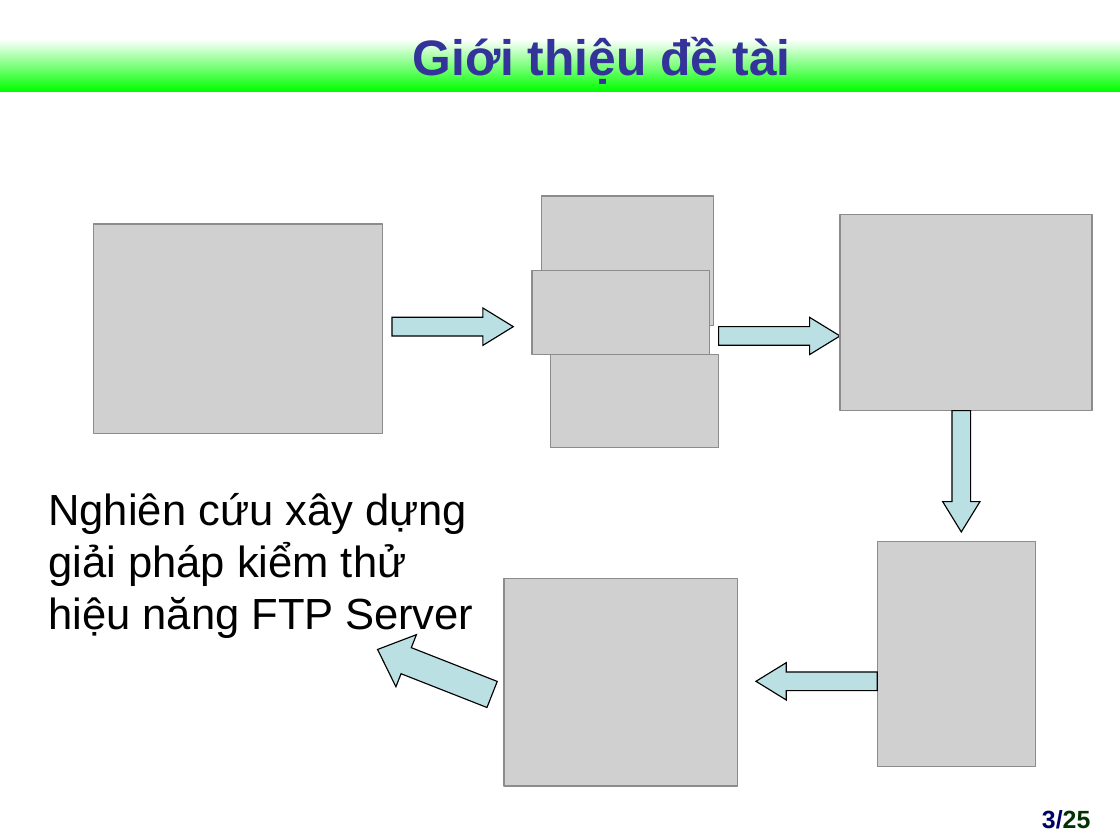
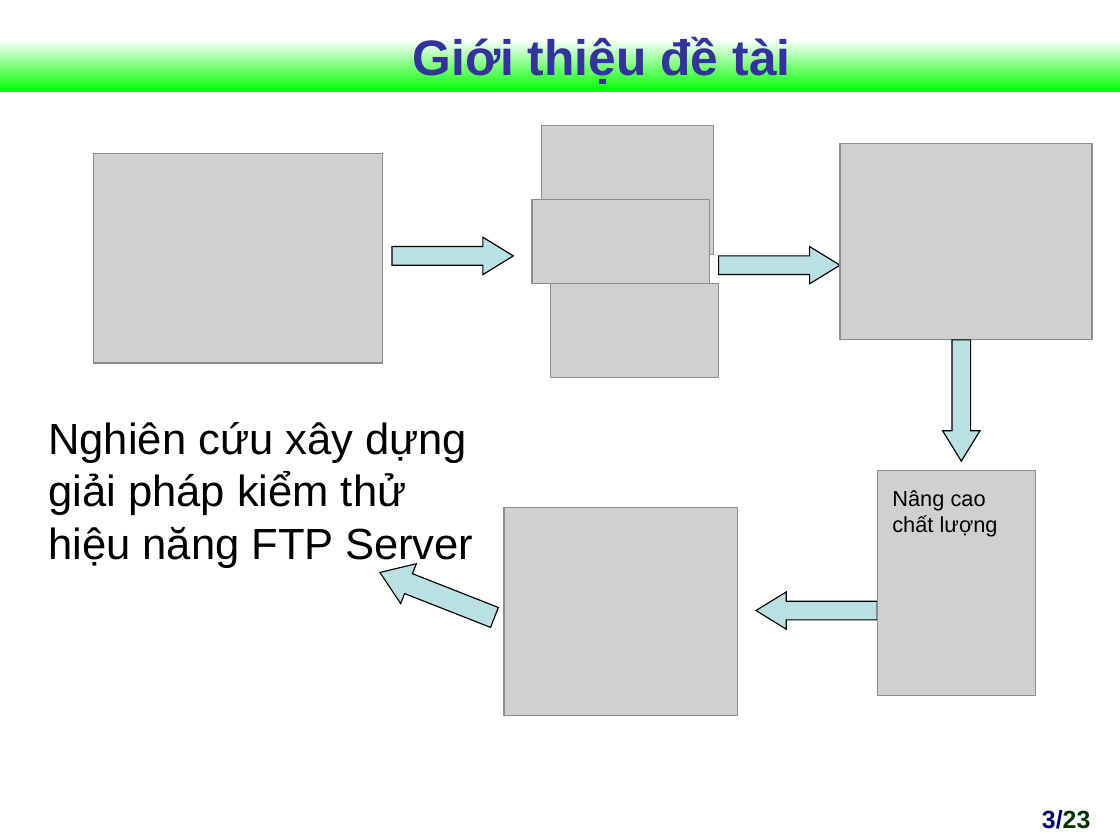
Before and after one commit to Vunb/luanvantotnghiephakhue, a slide deck: slide 3 of Document_luanvan/Slide_HKhue.ppt. Drawn at 1120x840 pixels with LibreOffice and Linux fonts; fonts in the diff are those of the drawing; grey boxes stand for pictures; background and template pictures are left out. Boxes give left, top, right and bottom in pixels: in the first picture for what was removed or moved away, otherwise in the second. Text is boxed around its words. In the diff, an @@ line names an element or a change of style, - is before the commit and + after.

```diff
--- a/Document_luanvan/Slide_HKhue.ppt
+++ b/Document_luanvan/Slide_HKhue.ppt
@@ picture: place and size @@
-picture at bbox=[551, 355, 719, 448]
+picture at bbox=[541, 125, 713, 255]
@@ picture: place and size @@
-picture at bbox=[541, 196, 713, 326]
+picture at bbox=[532, 200, 709, 284]
@@ picture: place and size @@
-picture at bbox=[532, 271, 709, 355]
+picture at bbox=[551, 284, 719, 377]
@@ 4 pictures, 2 right arrows, 1 text, 1 left arrow, 1 down arrow: place and size @@
-4 pictures, 2 right arrows, 1 text, 1 left arrow, 1 down arrow at bbox=[48, 215, 1092, 786]
+4 pictures, 2 right arrows, 1 text, 1 left arrow, 1 down arrow at bbox=[48, 143, 1092, 715]
@@ text added at bbox=[892, 490, 998, 537], 14 pt, text #000000 @@
+Nâng cao
+chất lượng
@@ left arrow: place and size @@
-left arrow at bbox=[367, 623, 502, 721]
+left arrow at bbox=[372, 552, 502, 637]
@@ left arrow at bbox=[372, 552, 502, 637]: proportions changed @@
@@ page number at bbox=[1042, 810, 1090, 829]: text changed @@
-3/25
+3/23
```
Also in this commit, not shown: 7 other slides changed, 2 slides removed.
